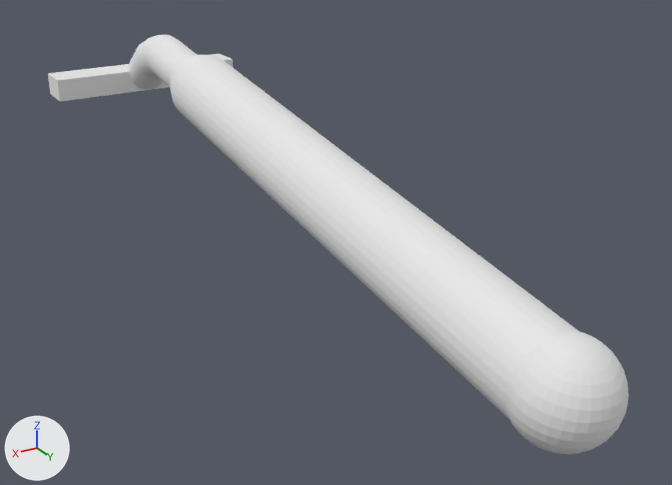
An edit to the OBJ model A Shaving Ape/Assets/Models/razor.obj, drawn before and after from the same camera.
The view is the same before and after, from a 50 mm camera at (5.66, 12.39, 8.53) aimed at (-0.64, 1.88, 3.27). The lights are fixed; the arrows at lower left show +X, +Y and +Z. Where no turn or scale is listed for an object, it has been applied to the vertices.

Script lines for the objects in view, before the commit:
```python
mat_handlecolour = principled_material('HandleColour')
mat_handlecolour.base_color = (0.8, 0.8, 0.8)  # white #e7e7e7
mat_handlecolour.roughness = 1.0
mat_normalrazorcolour = principled_material('NormalRazorColour')
mat_normalrazorcolour.base_color = (0.8, 0.8, 0.8)  # white #e7e7e7
mat_normalrazorcolour.roughness = 1.0
me_cube_cube_001 = bpy.data.meshes.new('Cube_Cube.001')
me_cube_cube_001.from_pydata(...)  # 810 vertices, 808 faces; spans x -2.02..1.44, y -5.01..7.44, z 2.99..5.38
# faces by material slot: [124, 684]
me_cube_cube_001.materials.append(mat_normalrazorcolour)  # white #e7e7e7
me_cube_cube_001.materials.append(mat_handlecolour)  # white #e7e7e7
ob_cube_cube_001 = bpy.data.objects.new('Cube_Cube.001', me_cube_cube_001)
ob_cube_cube_001.location = (0.0, 0.0, 0.0)
```
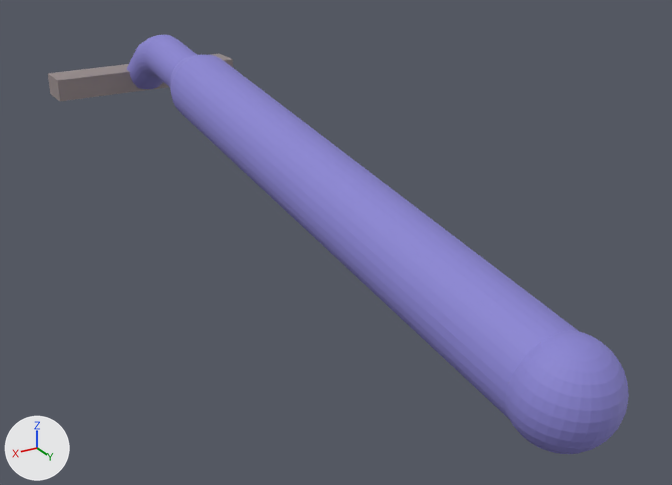
What changed in the scene script:
```text
Change mat_normalrazorcolour:
    mat_normalrazorcolour.base_color: (0.8, 0.8, 0.8) -> (0.307, 0.256, 0.256)  # white #e7e7e7 -> grey #968a8a
Change mat_handlecolour:
    mat_handlecolour.base_color: (0.8, 0.8, 0.8) -> (0.251, 0.229, 0.64)  # white #e7e7e7 -> blue #8984d1
```

What differs and where, as boxes [x1, y1, x2, y2] in the pictures (672 x 485 px):
'Cube_Cube.001', recoloured (white to blue): [48, 35, 629, 454] in both
